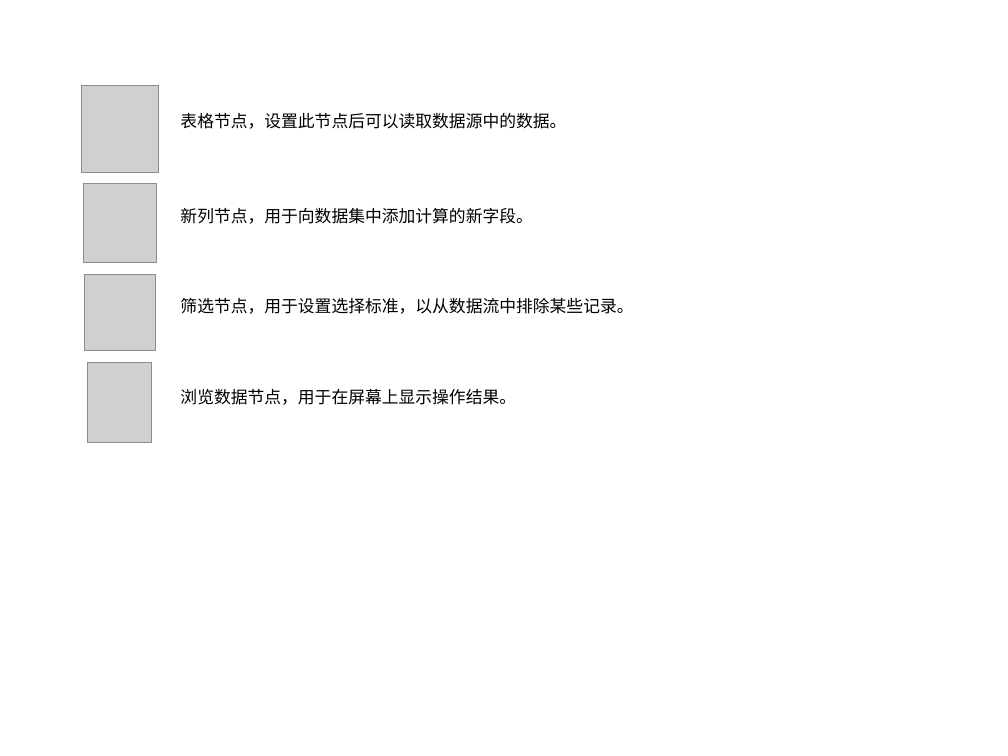
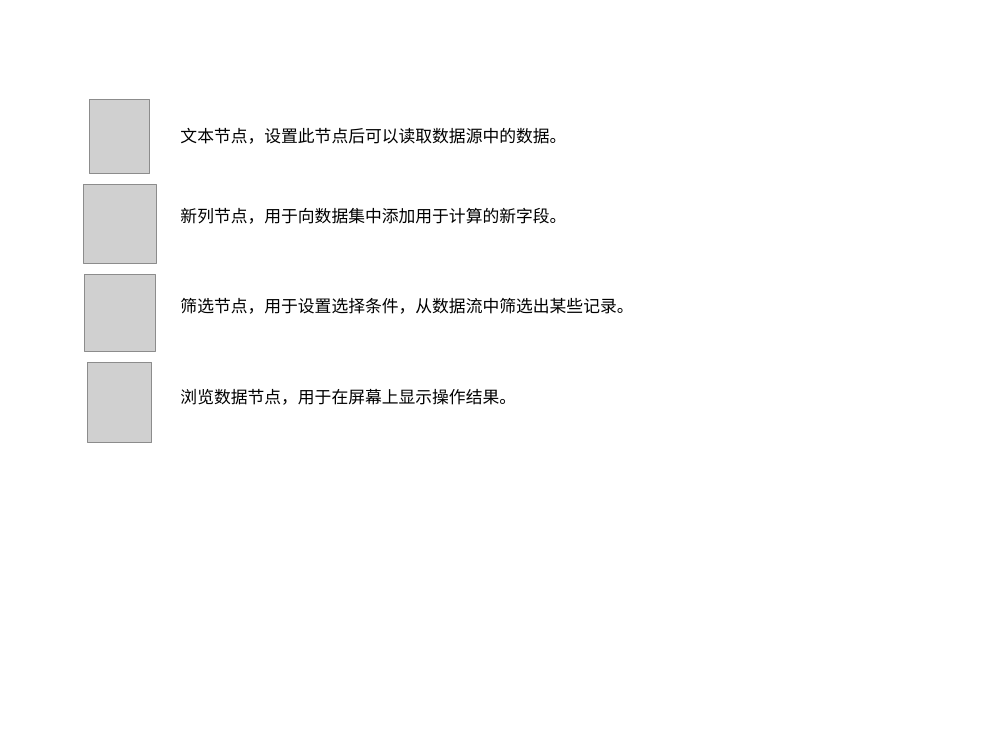
Before and after one commit to bushyao/Datist, a slide deck: slide 1 of tutorials/images/first2.pptx. Drawn at 1008x756 pixels with LibreOffice and Linux fonts; fonts in the diff are those of the drawing; grey boxes stand for pictures. Boxes give left, top, right and bottom in pixels: in the first picture for what was removed or moved away, otherwise in the second. Text is boxed around its words. In the diff, an @@ line names an element or a change of style, - is before the commit and + after.

```diff
--- a/tutorials/images/first2.pptx
+++ b/tutorials/images/first2.pptx
@@ picture: place and size @@
-picture at [82,86,158,172]
+picture at [90,99,150,173]
@@ text at [180,128,566,144]: text changed; font Noto Sans CJK SC to Arial @@
-表格节点，设置此节点后可以读取数据源中的数据。
+文本节点，设置此节点后可以读取数据源中的数据。
@@ text at [180,208,566,224]: text changed; font Noto Sans CJK SC to Arial @@
-新列节点，用于向数据集中添加计算的新字段。
+新列节点，用于向数据集中添加用于计算的新字段。
@@ text at [180,298,633,314]: text changed; font Noto Sans CJK SC to Arial @@
-筛选节点，用于设置选择标准，以从数据流中排除某些记录。
+筛选节点，用于设置选择条件，从数据流中筛选出某些记录。
```
Also in this commit, not shown: 4 other files.
